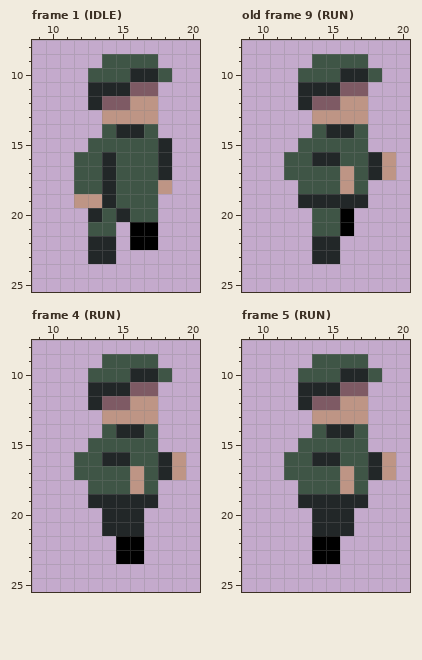
One commit to this pixel-art file: Train to Safety/Assets/Textures/Player/Character2.aseprite. The picture above was drawn from the file before the commit.
32x32 pixels, 30 frames. Shown: frame 1 (IDLE): x 9..20, y 8..25; old frame 9 (RUN): x 9..20, y 8..25; frame 4 (RUN): x 9..20, y 8..25; frame 5 (RUN): x 9..20, y 8..25. The commit also changed other frames, which this record leaves out.
Now the later version:
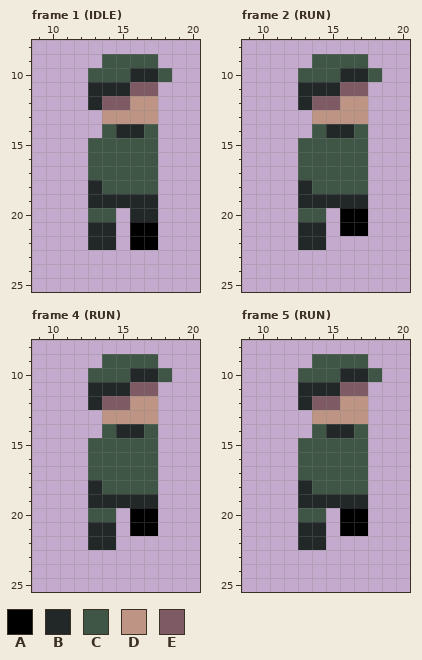
Palette (. is transparent): A #000000  B #222728  C #3f5546  D #be9585  E #7e5a64
A new or re-ordered frame is compared with the old frame closest to it.
Change:
layer "Bottom" removed
frames re-ordered
Frame 1 (IDLE):
Colour C becomes colour B in row 18 at x 13; in row 19 at x 15 to 17; in row 20 at x 16 to 17; in row 21 at x 13 to 14.
Colour D becomes colour B in row 19 at x 13.
Colour B becomes colour C in rows 16 to 18 at x 14; in row 20 at x 13.
The author cleared colour B in rows 15 to 17 at x 18; in row 20 at x 15; in row 23 at x 13 to 14.
The author cleared colour C in rows 16 to 18 at x 12.
The author cleared colour D in row 18 at x 18; in row 19 at x 12.
Frame 2 (RUN) against old frame 9 (RUN):
The author put colour A in rows 20 to 21 at x 17.
The author put colour B in rows 21 to 22 at x 13.
Colour C becomes colour B in row 18 at x 13; in row 21 at x 14.
The author put colour C in row 20 at x 13.
Colour B becomes colour C in row 16 at x 14 to 15.
Colour D becomes colour C in rows 17 to 18 at x 16.
The author cleared colour B in rows 16 to 17 at x 18; in row 22 at x 15; in row 23 at x 14 to 15.
The author cleared colour C in rows 16 to 17 at x 12; in rows 20 to 21 at x 15.
The author cleared colour D in rows 16 to 17 at x 19.
Frame 4 (RUN):
The author put colour A in rows 20 to 21 at x 17.
Colour B becomes colour A in rows 20 to 21 at x 16.
The author put colour B in row 21 at x 13; in row 22 at x 13 to 14.
Colour C becomes colour B in row 18 at x 13.
The author put colour C in row 20 at x 13.
Colour B becomes colour C in row 16 at x 14 to 15; in row 20 at x 14.
Colour D becomes colour C in rows 17 to 18 at x 16.
The author cleared colour A in rows 22 to 23 at x 15 to 16.
The author cleared colour B in rows 16 to 17 at x 18; in rows 20 to 21 at x 15.
The author cleared colour C in rows 16 to 17 at x 12.
The author cleared colour D in rows 16 to 17 at x 19.
Frame 5 (RUN):
The author put colour A in rows 20 to 21 at x 17.
Colour B becomes colour A in rows 20 to 21 at x 16.
The author put colour B in rows 21 to 22 at x 13.
Colour A becomes colour B in row 22 at x 14.
Colour C becomes colour B in row 18 at x 13.
The author put colour C in row 20 at x 13.
Colour B becomes colour C in row 16 at x 14 to 15; in row 20 at x 14.
Colour D becomes colour C in rows 17 to 18 at x 16.
The author cleared colour A in row 22 at x 15; in row 23 at x 14 to 15.
The author cleared colour B in rows 16 to 17 at x 18; in rows 20 to 21 at x 15.
The author cleared colour C in rows 16 to 17 at x 12.
The author cleared colour D in rows 16 to 17 at x 19.
Where, in picture pixels (left, top, right, bottom), the same in both pictures:
changed: (74, 138, 172, 264)
changed: (284, 152, 396, 264)
changed: (74, 452, 186, 564)
changed: (284, 452, 396, 564)
